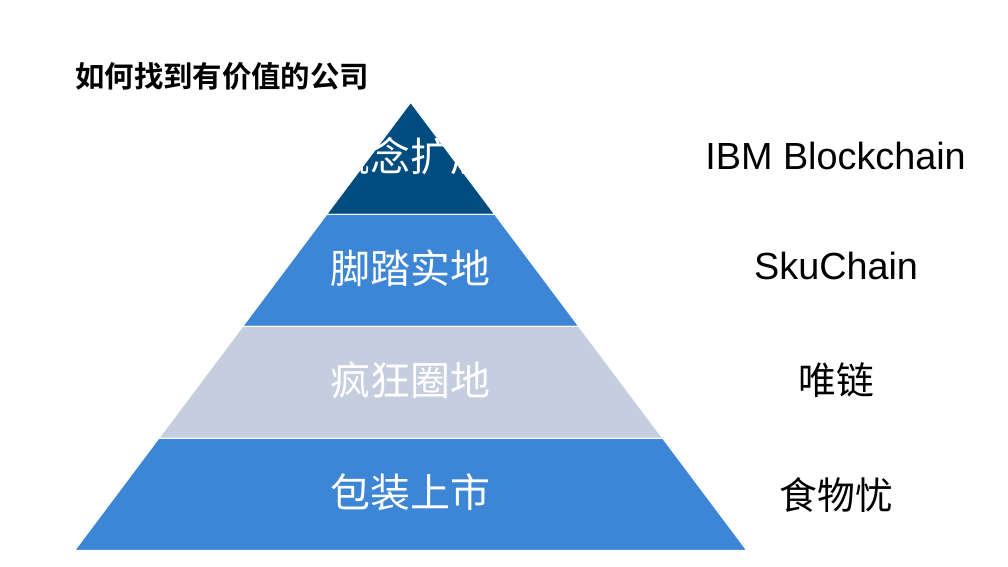
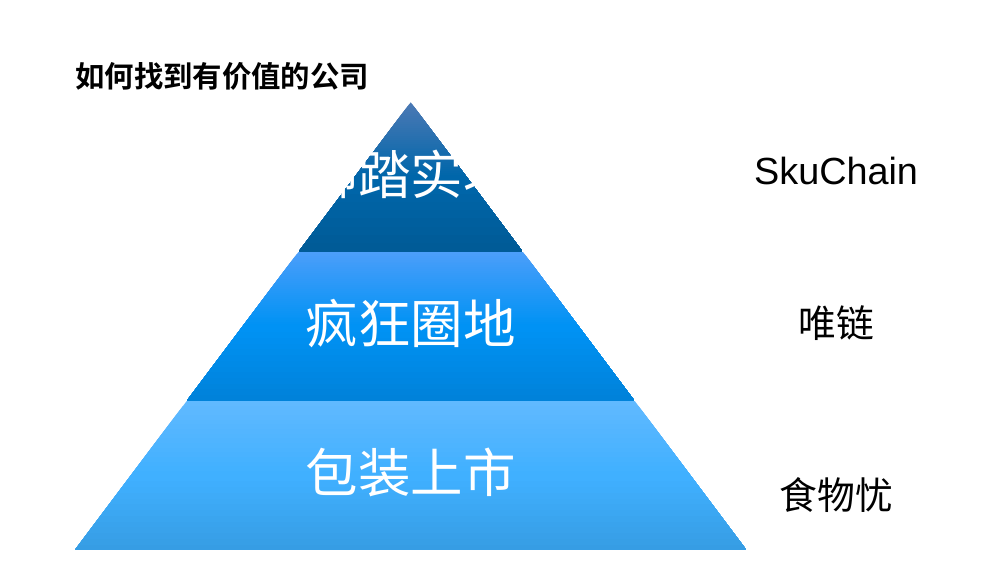
Before and after one commit to livingworld/IA004_blockchain, a slide deck: slide 23 of proc/区块链投资防骗指南 v0.32.pptx. Drawn at 1008x567 pixels with LibreOffice and Linux fonts; fonts in the diff are those of the drawing. Boxes give left, top, right and bottom in pixels: in the first picture for what was removed or moved away, otherwise in the second. Text is boxed around its words. In the diff, an @@ line names an element or a change of style, - is before the commit and + after.

```diff
--- a/proc/区块链投资防骗指南 v0.32.pptx
+++ b/proc/区块链投资防骗指南 v0.32.pptx
@@ size 38 to 50 pt; more space between paragraphs in 3 elements at bbox=[306, 447, 516, 496], bbox=[306, 299, 516, 347], bbox=[306, 140, 516, 207] @@
@@ text "脚踏实地": place and size @@
-text "脚踏实地" at bbox=[331, 249, 491, 286]
+text "脚踏实地" at bbox=[306, 140, 516, 207]
@@ trapezoid: place and size @@
-trapezoid at bbox=[327, 102, 495, 214]
+trapezoid at bbox=[299, 102, 523, 252]
@@ trapezoid at bbox=[299, 102, 523, 252]: fill #004C7F to gradient #4B7AB5 to #0067AB to #005C98; outline #FFFFFF 1 pt to none @@
@@ text removed at bbox=[331, 130, 491, 182] @@
-概念扩展
@@ text removed at bbox=[705, 141, 966, 170] @@
-IBM Blockchain
@@ text "SkuChain": place and size @@
-text "SkuChain" at bbox=[754, 251, 918, 280]
+text "SkuChain" at bbox=[754, 156, 918, 185]
@@ trapezoid removed at bbox=[243, 215, 578, 327] @@
@@ trapezoid: place and size @@
-trapezoid at bbox=[159, 327, 663, 439]
+trapezoid at bbox=[187, 252, 635, 402]
@@ trapezoid at bbox=[187, 252, 635, 402]: fill #C5CEDF to gradient #4B9EFA to #0093F5 to #0082DA; outline #FFFFFF 1 pt to none @@
@@ text "疯狂圈地": place and size @@
-text "疯狂圈地" at bbox=[331, 362, 491, 398]
+text "疯狂圈地" at bbox=[306, 299, 516, 347]
@@ text "唯链": place and size @@
-text "唯链" at bbox=[799, 362, 875, 397]
+text "唯链" at bbox=[799, 305, 875, 340]
@@ trapezoid: place and size @@
-trapezoid at bbox=[75, 439, 747, 551]
+trapezoid at bbox=[75, 401, 747, 551]
@@ trapezoid at bbox=[75, 401, 747, 551]: fill #3C86D5 to gradient #61BAFF to #40B1FF to #379EE5; outline #FFFFFF 1 pt to none @@
@@ text "包装上市": place and size @@
-text "包装上市" at bbox=[331, 473, 491, 510]
+text "包装上市" at bbox=[306, 447, 516, 496]
```
Also in this commit, not shown: 7 other slides changed, 1 slide added, 1 slide removed, 2 other files.
